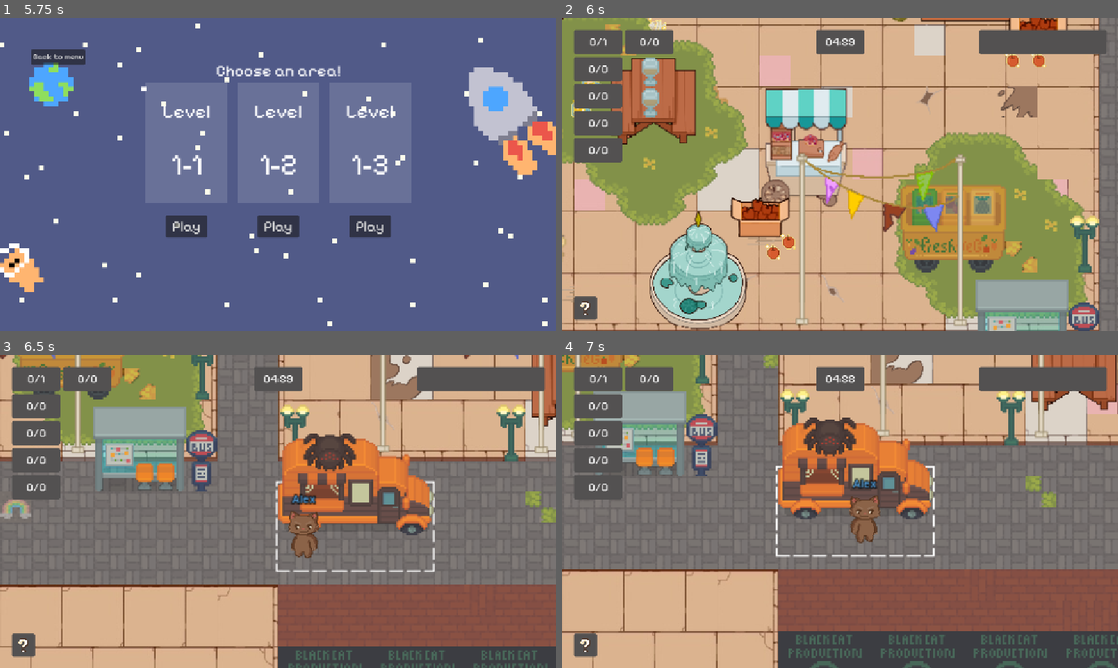
Above: before the commit, frames 1-4 (two rows, left to right).
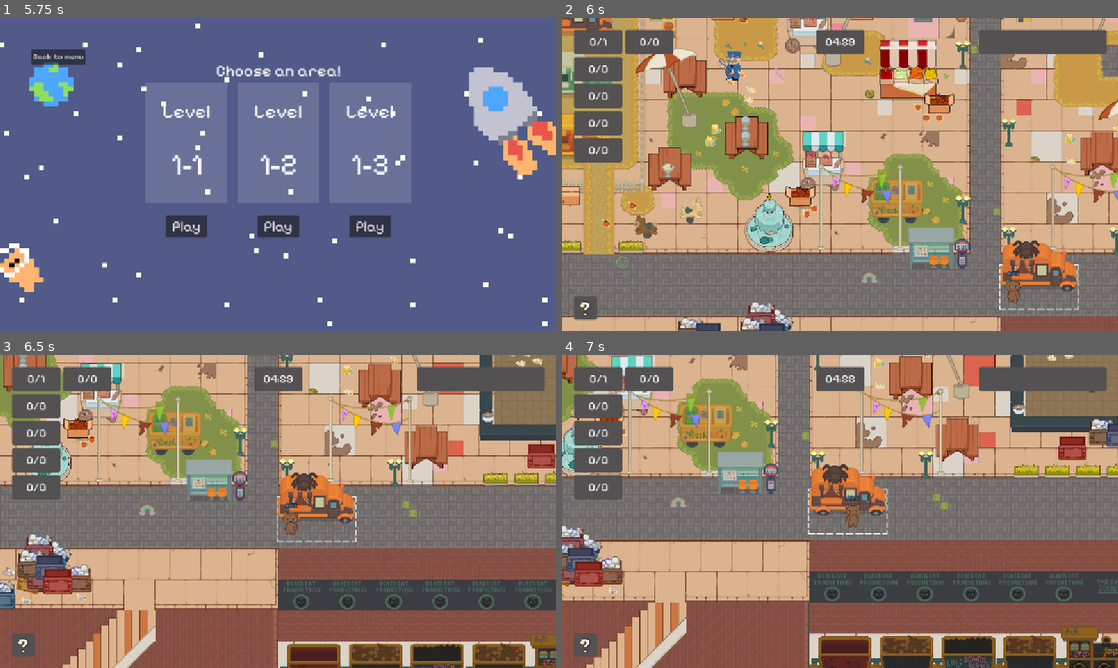
Above: after the commit, the same moments.

Repository: Lambozhuang/project-cats
Game: Godot game, scene res://ui/lobby.tscn
The game is run twice, just before and just after one commit, with the same random seed, the same clock (stepped at 60 frames per second) and the same inputs.
Inputs (mouse positions are in pixels of both pictures, inside the frame that each line leads up to):
- Up to frame 1 (5.75 s): click "Start" at 0.5 s; click (266, 155) at 1.27 s; type "Alex" at 1.35 s; click "Host" at 2 s; click "START!" at 2.75 s; click "Select" at 3.5 s; click "Ready!" at 4.25 s; click "Map 1" at 5 s
- Up to frame 2 (6 s): click "Play" at 5.75 s
- Up to frame 3 (6.5 s): no input
- Up to frame 4 (7 s): hold Right (move_right) from 6.53 s (still down); tap J (carry) at 6.6 s

Frame 1 is identical in both runs. In frame 2, 74% of the frame differs, in the area x 0-100%, y 0-100%; in frame 3, 63%; in frame 4, 63%.

Commit message:
add attack to npc

Diff:
--- a/npc/npc.gd
+++ b/npc/npc.gd
@@ -6,6 +6,9 @@
 @export var return_speed := 120.0  # Speed when returning to patrol area
 @export var detection_range := 100.0
 @export var chase_range := 200.0
+@export var attack_range := 30.0  # Range to start attacking
+@export var attack_hit_range := 40.0  # Range to check for successful hit
+@export var attack_duration := 2.0  # How long the attack animation lasts
 @export var wander_time := 3.0
 @export var sprite_frames: SpriteFrames  # Sprite frames resource to load
 @export var patrol_navigation_region: NavigationRegion2D  # Small patrol area
@@ -20,6 +23,9 @@
 var _timer := 0.0
 var _is_chasing := false
 var _is_returning := false
+var _is_attacking := false
+var _attack_timer := 0.0
+var _attack_target: Node  # Player we're attacking
 
 # Navigation agent for pathfinding
 @onready var _navigation_agent: NavigationAgent2D = $NavigationAgent2D
@@ -34,6 +40,9 @@
 	_navigation_agent.navigation_layers |= patrol_navigation_region.navigation_layers
 	_navigation_agent.navigation_layers &= ~global_navigation_region.navigation_layers
 
+	# Connect to animation finished signal
+	$AnimatedSprite2D.animation_finished.connect(_on_animation_finished)
+
 func _find_navigation_regions() -> void:
 	if not patrol_navigation_region:
 		push_error("NPC couldn't find patrol NavigationRegion2D")
@@ -50,6 +59,13 @@
 	_find_closest_player()
 
 func _physics_process(delta: float) -> void:
+	# Handle attack timing
+	if _is_attacking:
+		_attack_timer -= delta
+		if _attack_timer <= 0.0:
+			_stop_attack()
+		return  # Don't move while attacking
+
 	if not _closest_player:
 		if _is_returning:
 			return_to_patrol_area(delta)
@@ -58,6 +74,11 @@
 		return
 
 	var distance_to_player = global_position.distance_to(_closest_player.global_position)
+
+	# Check if close enough to attack
+	if _is_chasing and distance_to_player <= attack_range:
+		_start_attack()
+		return
 
 	# Start chasing if player is close
 	if (distance_to_player < detection_range) and !_is_returning:
@@ -98,15 +119,6 @@
 	_navigation_agent.navigation_layers &= ~patrol_navigation_region.navigation_layers
 	_navigation_agent.navigation_layers |= global_navigation_region.navigation_layers
 
-	# # Disable patrol navigation region during chase
-	# if patrol_navigation_region:
-	# 		patrol_navigation_region.enabled = false
-	# 		print("Disabled patrol navigation region for chase")
-
-	# # Set navigation agent to use whole map navigation for chasing
-	# if global_navigation_region:
-	# 		_navigation_agent.set_navigation_map(global_navigation_region.get_navigation_map())
-
 func chase_player(delta: float) -> void:
 	if not _closest_player:
 		return
@@ -125,15 +137,54 @@
 		$AnimatedSprite2D.flip_h = velocity.x >= 0
 	move_and_slide()
 
+func _start_attack() -> void:
+	_is_attacking = true
+	_attack_timer = attack_duration
+	_attack_target = _closest_player  # Store the target we're attacking
+	velocity = Vector2.ZERO  # Stop moving
+
+	# Face the player
+	if _closest_player:
+		var direction_to_player = _closest_player.global_position - global_position
+		$AnimatedSprite2D.flip_h = direction_to_player.x >= 0
+
+	# Play attack animation
+	$AnimatedSprite2D.play("attack")
+	print("NPC attacking!")
+
+func _stop_attack() -> void:
+	_is_attacking = false
+	_attack_target = null
+	# Return to walking animation
+	$AnimatedSprite2D.play("walk")
+
+func _on_animation_finished() -> void:
+	# Only check for hit when attack animation finishes
+	print("Animation finished: ", $AnimatedSprite2D.animation)
+	if $AnimatedSprite2D.animation == "attack" and _is_attacking and _attack_target:
+		_check_attack_hit()
+
+func _check_attack_hit() -> void:
+	if not _attack_target:
+		return
+
+	var distance_to_target = global_position.distance_to(_attack_target.global_position)
+	print("Attack target: ", _attack_target.name, " at distance: ", distance_to_target)
+	if distance_to_target <= attack_hit_range:
+		_on_attack_hit(_attack_target)
+	else:
+		_on_attack_miss(_attack_target)
+
+func _on_attack_hit(target: Node) -> void:
+	print("Attack HIT! Target: ", target.name, " at distance: ", global_position.distance_to(target.global_position))
+	# Add your hit logic here (damage, effects, etc.)
+	# Example: if target.has_method("take_damage"): target.take_damage(10)
+
+func _on_attack_miss(target: Node) -> void:
+	print("Attack MISSED! Target: ", target.name, " at distance: ", global_position.distance_to(target.global_position))
+	# Add your miss logic here (sound effects, etc.)
+
 func _start_return_to_patrol() -> void:
-	# Re-enable patrol navigation region
-	# if patrol_navigation_region:
-	# 				patrol_navigation_region.enabled = true
-	# 				print("Re-enabled patrol navigation region for return")
-
-	# # Set navigation agent to use whole map navigation
-	# if global_navigation_region:
-	# 				_navigation_agent.set_navigation_map(global_navigation_region.get_navigation_map())
 	_return_target = NavigationServer2D.region_get_closest_point(patrol_navigation_region, global_position)
 	_navigation_agent.target_position = _return_target
 
--- a/npc/npc.tscn
+++ b/npc/npc.tscn
@@ -6,6 +6,8 @@
 [sub_resource type="CapsuleShape2D" id="CapsuleShape2D_hig5a"]
 radius = 9.0
 height = 34.0
+
+[sub_resource type="SceneReplicationConfig" id="SceneReplicationConfig_nhy3c"]
 
 [node name="NPC" type="CharacterBody2D"]
 collision_layer = 2
@@ -17,10 +19,13 @@
 [node name="AnimatedSprite2D" type="AnimatedSprite2D" parent="."]
 position = Vector2(0, -14)
 sprite_frames = ExtResource("2_nhy3c")
-animation = &"walk"
+animation = &"attack"
 
 [node name="CollisionShape2D" type="CollisionShape2D" parent="."]
 shape = SubResource("CapsuleShape2D_hig5a")
 
 [node name="NavigationAgent2D" type="NavigationAgent2D" parent="."]
 navigation_layers = 255
+
+[node name="MultiplayerSynchronizer" type="MultiplayerSynchronizer" parent="."]
+replication_config = SubResource("SceneReplicationConfig_nhy3c")
--- a/npc/officer_clawson/officer_clawson_anim.tres
+++ b/npc/officer_clawson/officer_clawson_anim.tres
@@ -26,7 +26,7 @@
 "duration": 1.0,
 "texture": ExtResource("4_hyyrx")
 }],
-"loop": true,
+"loop": false,
 "name": &"attack",
 "speed": 10.0
 }, {
--- a/player/player.tscn
+++ b/player/player.tscn
@@ -91,7 +91,6 @@
 
 [node name="Camera2D" type="Camera2D" parent="."]
 position = Vector2(0, -20)
-zoom = Vector2(2, 2)
 limit_left = 0
 limit_top = 0
 limit_right = 2080
Not shown: 1 places in npc/npc.tscn that only renumber resources
